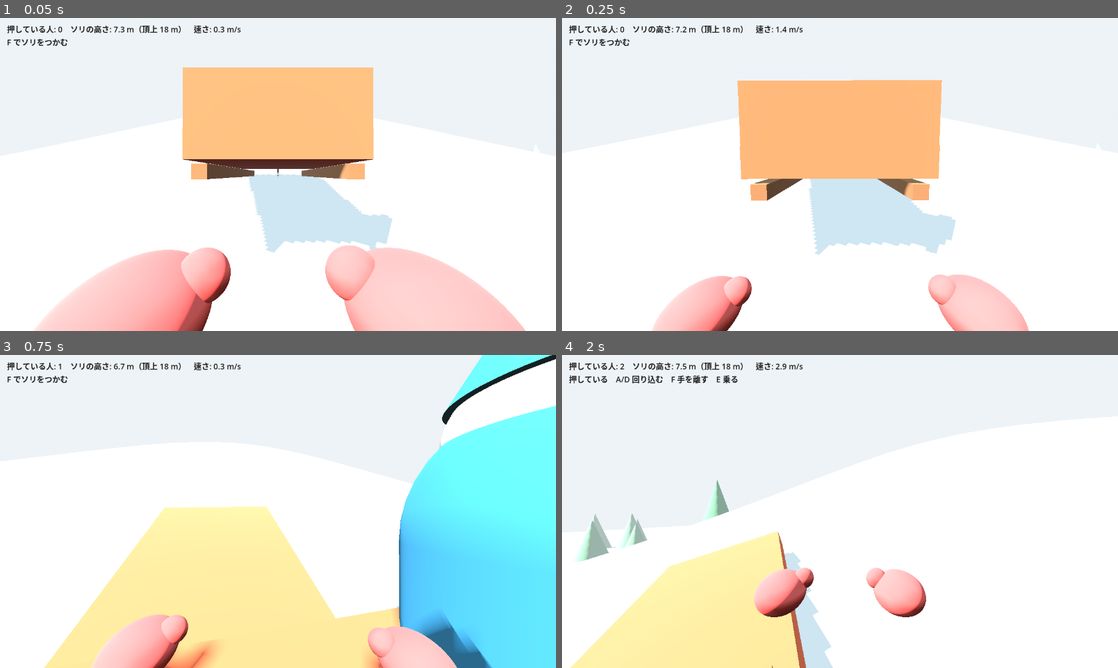
Above: before the commit, frames 1-4 (two rows, left to right).
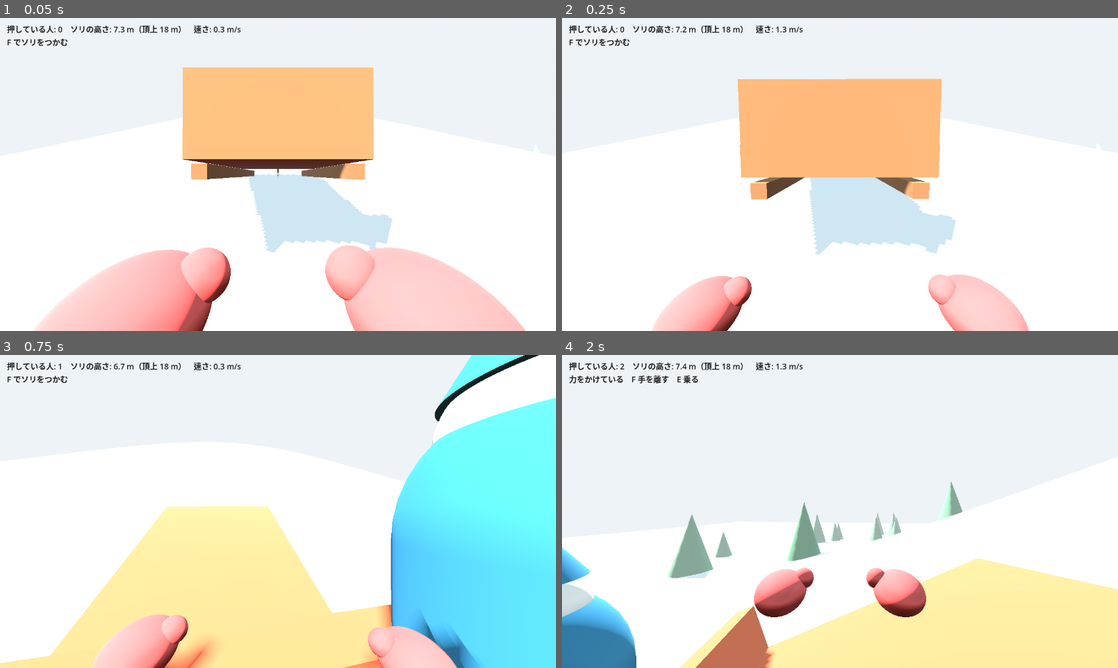
Above: after the commit, the same moments.

Repository: rigelpain/Lodge
Game: Godot game, scene res://main.tscn
The game is run twice, just before and just after one commit, with the same random seed, the same clock (stepped at 60 frames per second) and the same inputs.
Inputs (mouse positions are in pixels of both pictures, inside the frame that each line leads up to):
- Up to frame 1 (0.05 s): no input
- Up to frame 2 (0.25 s): no input
- Up to frame 3 (0.75 s): tap Enter at 0.5 s; move the mouse to (305, 511) at 0.52 s; hold W from 0.53 s (still down); tap R at 0.6 s
- Up to frame 4 (2 s): keep holding W; tap Space at 0.77, 1.52 s; move the mouse to (812, 511) at 1.27 s; tap F at 1.35 s

Frame 1 is identical in both runs. In frame 2, 0.6% of the frame differs, in the area x 31-70%, y 2-73%; in frame 3, 4.6%; in frame 4, 31%, in the area x 0-100%, y 2-100%.

Commit message:
つかんだときの操作を「力をかける向き」だけにし、動きは滑り木と重力に任せる
代表の言葉「持つとこによって体の動かし方変わるべきか。左側面から持って
ソリに向きながらだと左でソリを進行方向に押す力になるはずが、いまは旋回に
なっちゃってて違う。重力とソリの下の 2 本の溝とで物理演算をちゃんとやんないと」。
回り込みの専用の動きをやめ、視点基準の WASD を、つかんでいる所にかける力の向きにする。
力は手の位置にそのままかけ、滑り木は前後 2 点で横滑りを止める（縁に偏った力は
横にずれず向きを変える）。横滑りの抵抗を強め、角の減衰も上げて回りを穏やかに。
確かめ: 後ろから W で真っすぐ登る。左側面から A で登りながら毎秒約 6° 向きが変わる。
仲間 2 人で約 12 秒で頂上。確かめ用に --sim=left を足した。

Co-Authored-By: Claude Fable 5.1 <noreply@anthropic.com>

Diff:
--- a/game/main.gd
+++ b/game/main.gd
@@ -194,6 +194,16 @@
 			player.global_position = sled.to_global(Vector3(2.0, 0, 0)) + Vector3.UP * 0.2
 			var inward: Vector3 = -sled.global_basis.x
 			player.rotation.y = atan2(-inward.x, -inward.z)
+		if args["sim"] == "left":
+			player.global_position = sled.to_global(Vector3(-2.0, 0, 0)) + Vector3.UP * 0.2
+			var inward: Vector3 = sled.global_basis.x
+			player.rotation.y = atan2(-inward.x, -inward.z)
+			player.grab()
+			var eva := InputEventKey.new()
+			eva.physical_keycode = KEY_A
+			eva.pressed = true
+			Input.parse_input_event(eva)
+			return
 		if args["sim"] == "turn":
 			player.global_position = sled.to_global(Vector3(0, 0, 2.4)) + Vector3.UP * 0.2
 			player.rotation.y = atan2(-fwd.x, -fwd.z)
--- a/game/player.gd
+++ b/game/player.gd
@@ -1,7 +1,8 @@
 extends CharacterBody3D
 ## あなた。一人称で、見えるのはフェルトの手袋をした両手だけ。
 ## ソリのまわりのどこからでも F でつかめる。
-## つかんだまま W で押し、S で手前に引き、A/D で回り込む。離すのは F だけ。Shift でダッシュ。
+## つかんだまま WASD で、見ている向きを基準にソリへ力をかける（W 前へ押す、S 手前へ引く、A/D 左右へ）。
+## どう動くかはソリの滑り木と重力が決める。離すのは F だけ。Shift でダッシュ。
 ## 前に回って F を押すと紐を持ち、歩いて引ける。
 
 const SPEED := 4.0
@@ -11,7 +12,6 @@
 const GRAVITY := 9.8
 const GRAB_REACH := 2.2      # F でつかめる、立つ位置までの距離 (m)
 const LET_GO_SPEED := 5.0    # ソリがこれより速く滑ると手が離れる (m/s)
-const PIVOT_RATE := 0.35     # 回り込む速さ (rad/s、毎秒 20°)
 const ROPE_SEGS := 14
 
 enum Mode { WALK, GRIP, RIDE, ROPE }
@@ -272,30 +272,16 @@
 	global_position = global_position.lerp(target, _snap) if _snap < 1.0 else target
 	velocity = Vector3.ZERO
 
-	# 前後は視点の向き: W は見ている方へ押し、S は手前へ引く
+	# 視点基準の WASD を、つかんでいる所にかける力の向きにする
+	var input := Vector2(_key(KEY_D) - _key(KEY_A), _key(KEY_S) - _key(KEY_W))
 	var fwd: Vector3 = -global_basis.z
 	fwd.y = 0
 	fwd = fwd.normalized()
-	if Input.is_physical_key_pressed(KEY_W):
-		sled.push(fwd, target + fwd * 0.6 + Vector3.UP * 0.5)
+	if input.length() > 0.0:
+		var dir := (global_basis * Vector3(input.x, 0, input.y))
+		dir.y = 0
+		sled.push(dir.normalized(), target + Vector3.UP * 0.5)
 		pushing = true
-	elif Input.is_physical_key_pressed(KEY_S):
-		# 手前に引く（押すより少し弱い）
-		sled.push(-fwd * 0.7, target + fwd * 0.6 + Vector3.UP * 0.5)
-		pushing = true
-	# A/D: 真向かいの縁を軸に回り込む。D で自分の右へ動く向きに回す
-	var steer := _key(KEY_D) - _key(KEY_A)
-	if steer != 0.0:
-		var pivot_local := Vector3(-handle.x, 0, -handle.z)
-		var arm: Vector3 = global_position - sled.to_global(pivot_local)
-		arm.y = 0
-		var move_dir := Vector3.UP.cross(arm)   # 正の回転で自分が動く向き
-		var sgn := 1.0 if move_dir.dot(global_basis.x) >= 0.0 else -1.0
-		var omega := steer * sgn * PIVOT_RATE
-		sled.pivot_turn(handle, omega)
-		rotate_y(omega * dt)   # 体もソリと一緒に回り、ソリを向いたままになる
-	else:
-		sled.angular_velocity.y = lerp(sled.angular_velocity.y, 0.0, min(1.0, dt * 8.0))
 
 	# 速く滑り出したら手が離れる
 	if sled.linear_velocity.length() > LET_GO_SPEED:
@@ -303,7 +289,7 @@
 		global_position -= fwd * 0.6
 		return
 
-	prompt = "押している　A/D 回り込む　F 手を離す　E 乗る" if pushing else "W 押す　S 引く　A/D 回り込む　F 手を離す　E 乗る"
+	prompt = "力をかけている　F 手を離す　E 乗る" if pushing else "WASD 見ている向きを基準に力をかける　F 手を離す　E 乗る"
 
 
 ## 紐を持つ手の位置（世界座標）
--- a/game/sled.gd
+++ b/game/sled.gd
@@ -11,13 +11,13 @@
 const ROPE_ANCHOR := Vector3(0, 0.3, -1.45)
 const ROPE_LEN := 3.0
 const ROPE_K := 260.0              # 紐が張ったときの引く力 (N/m)
-const SLIP_RESIST := 3.0           # 滑り木の横滑りのしにくさ
+const SLIP_RESIST := 18.0          # 滑り木の横滑りのしにくさ（前後 2 点それぞれ）
+const RUNNER_Z := 1.1              # 滑り木の前後の接地点（中心からの距離）
 
 var pushers := 0            # 前のコマで押していた人数（表示用）
 var riders: Array[Node3D] = []
 var holders := {}           # つかんでいる人 → つかんだ所（ソリの座標）
 var rope_holder: Node3D = null
-var _pivoting := false
 var _push_count := 0
 
 
@@ -25,7 +25,7 @@
 	mass = 60.0
 	center_of_mass_mode = RigidBody3D.CENTER_OF_MASS_MODE_CUSTOM
 	center_of_mass = Vector3(0, -0.25, 0)
-	angular_damp = 3.0
+	angular_damp = 6.0
 	var pm := PhysicsMaterial.new()
 	pm.friction = 0.04
 	physics_material_override = pm
@@ -63,9 +63,12 @@
 	if dir.length() < 0.01:
 		return
 	var f: Vector3 = dir.normalized() * PUSH_FORCE * min(1.0, dir.length())
-	# 力は手の位置の近くにかける。ただし横のずれは弱めて、後ろから押したときに回りすぎないように
+	# 力は手が触れている所にそのままかける。どう動くかは滑り木と重力が決める
 	var p := to_local(at)
-	apply_force(f, global_basis * Vector3(p.x * 0.35, 0.2, clamp(p.z, -HALF.y, HALF.y) * 0.5))
+	p.x = clamp(p.x, -HALF.x, HALF.x)
+	p.z = clamp(p.z, -HALF.y, HALF.y)
+	p.y = 0.2
+	apply_force(f, global_basis * p)
 	_push_count += 1
 
 
@@ -121,23 +124,6 @@
 
 
 
-## つかんでいる人が左右に回り込む: つかんだ所の真向かいの縁を軸に、ソリ全体を回す。
-## omega は回す速さ (rad/s、上から見て反時計回りが正)。軸の点（世界座標）を返す
-func pivot_turn(handle: Vector3, omega: float) -> Vector3:
-	var pivot_local := Vector3(-handle.x, 0, -handle.z)
-	var pivot := to_global(pivot_local)
-	var r := global_position - pivot
-	r.y = 0
-	var lateral := Vector3.UP.cross(r)   # 軸まわりに回るとき、重心が動く向き（長さ |r|）
-	angular_velocity.y = omega
-	if lateral.length() > 0.01:
-		var dir := lateral.normalized()
-		var want := omega * lateral.length()
-		linear_velocity += dir * (want - linear_velocity.dot(dir))
-	_pivoting = true
-	return pivot
-
-
 func mount(who: Node3D) -> Vector3:
 	if riders.size() >= SEATS.size() or who in riders:
 		return Vector3.INF
@@ -176,12 +162,14 @@
 	pushers = _push_count
 	_push_count = 0
 	linear_damp = RIDE_DAMP if riders.size() > 0 else CLIMB_DAMP
-	# 滑り木: 前後にはよく滑り、横には滑りにくい（回り込みの最中は邪魔しない）
-	if not _pivoting:
-		var side := global_basis.x
-		var slip := side * linear_velocity.dot(side)
-		apply_central_force(-slip * mass * SLIP_RESIST)
-	_pivoting = false
+	# 滑り木: 前後にはよく滑り、横には滑らない。前後 2 点で横滑りを止めるので、
+	# 縁に偏った力をかけると、横にずれるのでなく向きが変わる
+	var side := global_basis.x
+	for z in [-RUNNER_Z, RUNNER_Z]:
+		var r := global_basis * Vector3(0, 0, z)
+		var v_point := linear_velocity + angular_velocity.cross(r)
+		var slip := side * v_point.dot(side)
+		apply_force(-slip * mass * SLIP_RESIST * 0.5, r)
 	# 起き上がり: 大きく傾いたら少しずつ戻す
 	var up := global_basis.y
 	if up.y < 0.5:
